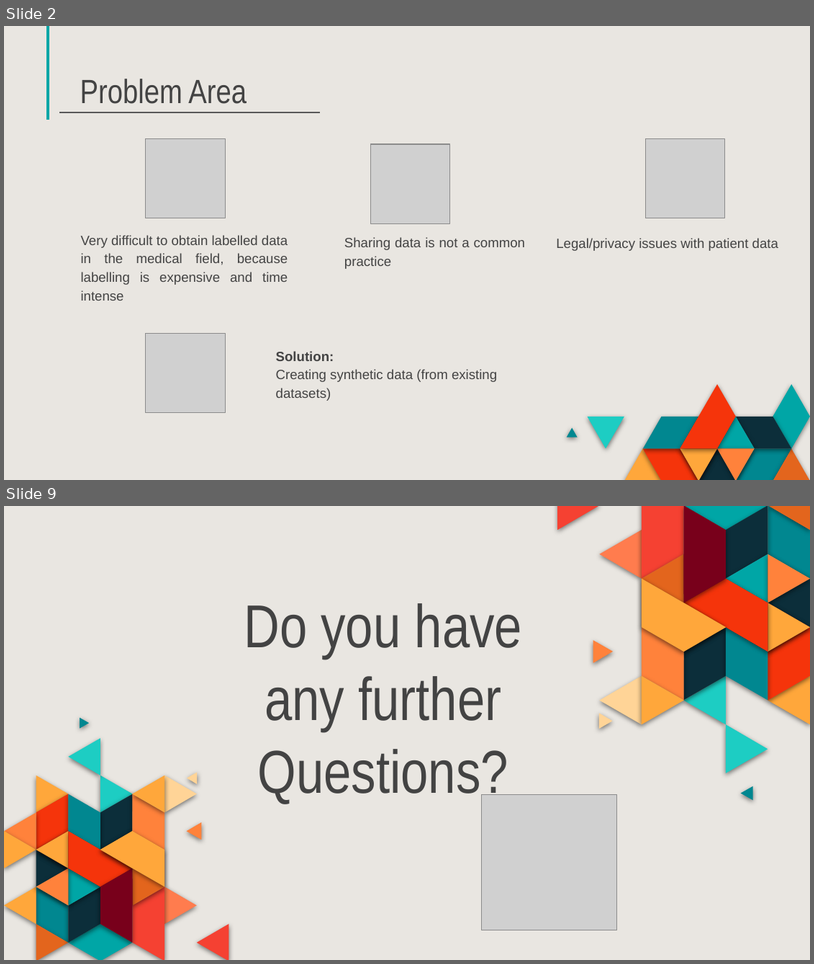
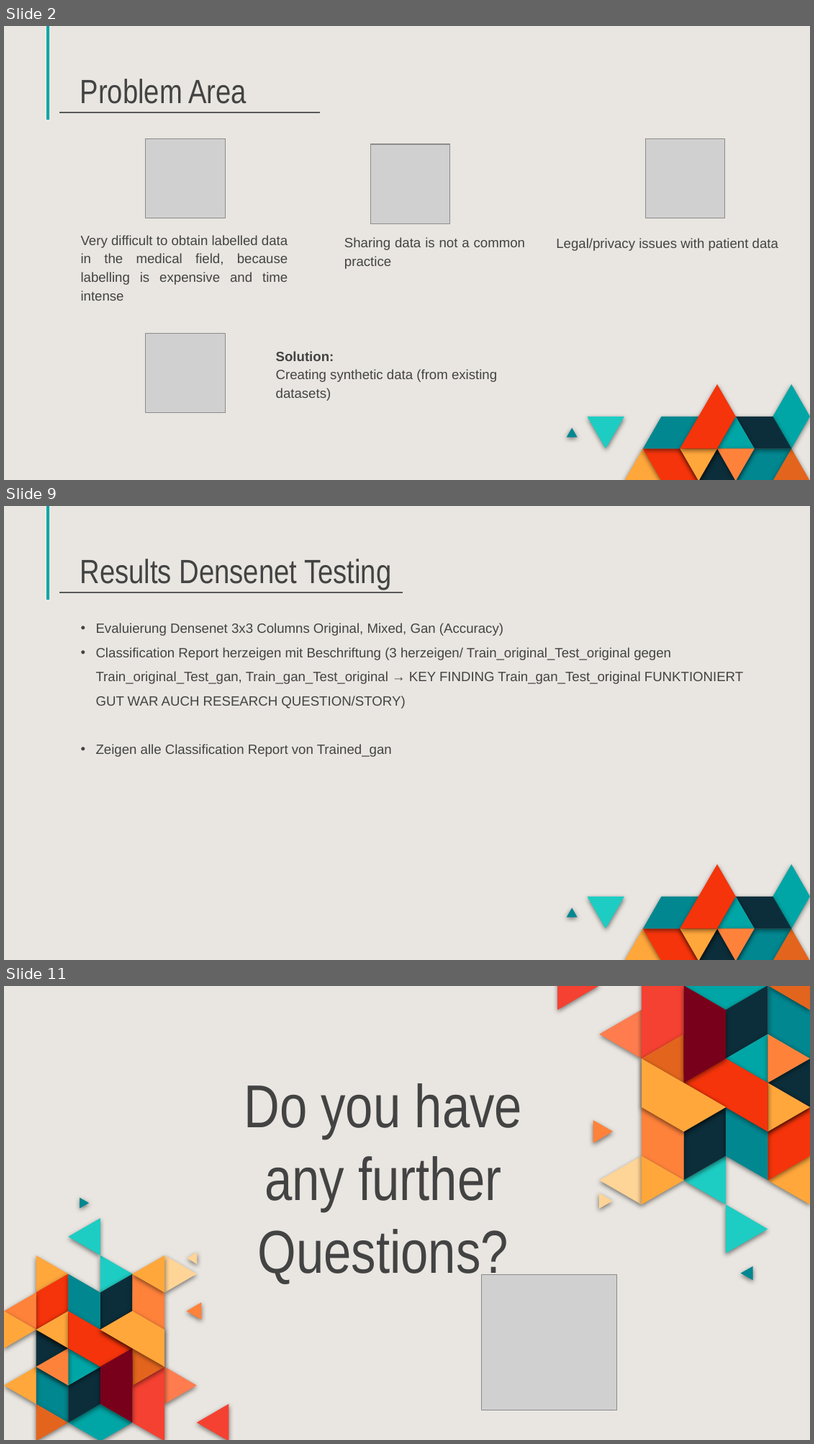
Before and after one commit to eliasmarcon/Medical_Imaging_Project, a slide deck: Presentations/Final_Presentation_Khoss_Marcon.pptx. Shown one above the other, each under a label of ours: slides 2 and 9 before the commit, slides 2, 9 and 11 after it; the slides between them are not shown. The pictures are 814x964 and 814x1444 pixels, drawn with LibreOffice and Linux fonts; fonts in the diff are those of the drawing; grey boxes stand for pictures. Boxes give left, top, right and bottom in pixels: in the first picture for what was removed or moved away, otherwise in the second. Text is boxed around its words. In the diff, an @@ line names an element or a change of style, - is before the commit and + after.

```diff
--- a/Presentations/Final_Presentation_Khoss_Marcon.pptx
+++ b/Presentations/Final_Presentation_Khoss_Marcon.pptx
@@ slide 9 added at [4, 506, 810, 960], background #E9E6E1; not listed: 19 template elements that a slide beside it also shows @@
@@ title added at [80, 559, 391, 590], 30 pt, text #434343 @@
+Results Densenet Testing
@@ line added from (59, 592) to (403, 592), #595959 1.5 pt @@
@@ text added at [96, 623, 743, 757], 12 pt, text #434343 @@
+  • Evaluierung Densenet 3x3 Columns Original, Mixed, Gan (Accuracy)
+  • Classification Report herzeigen mit Beschriftung (3 herzeigen/ Train_original_Test_original gegen Train_original_Test_gan, Train_gan_Test_original → KEY FINDING Train_gan_Test_original FUNKTIONIERT GUT WAR AUCH RESEARCH QUESTION/STORY)
+  • Zeigen alle Classification Report von Trained_gan
@@ what was slide 9 is now slide 11 @@
```
Also in this commit, not shown: 3 slides changed, 6 other slides added, 1 other file.
